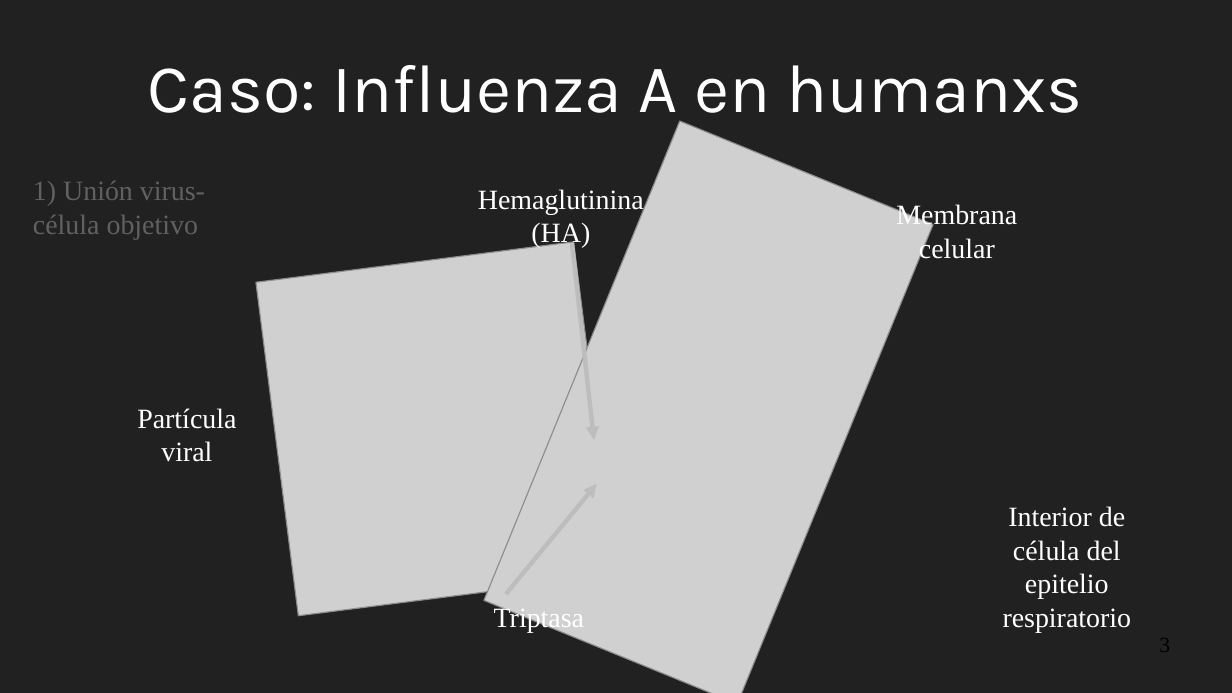
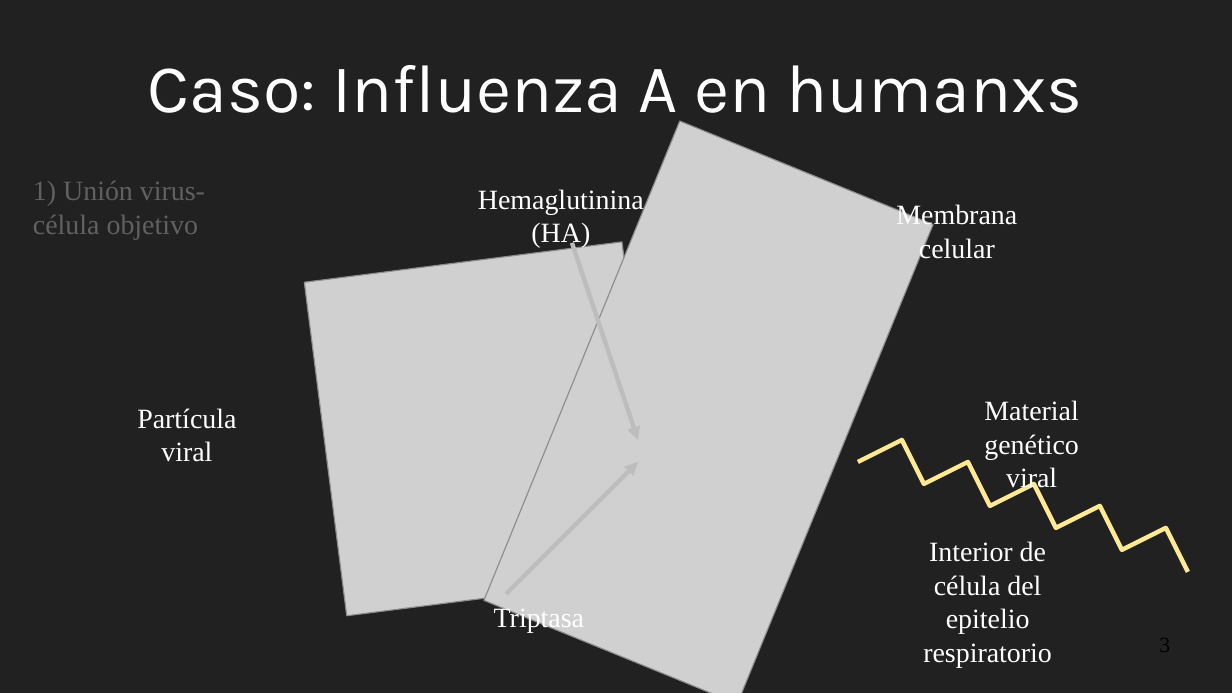
Before and after one commit to gerardommc/Medicina-Cons, a slide deck: slide 3 of Inmuno_III.odp. Drawn at 1232x693 pixels with LibreOffice and Linux fonts; fonts in the diff are those of the drawing; grey boxes stand for pictures. Boxes give left, top, right and bottom in pixels: in the first picture for what was removed or moved away, otherwise in the second. Text is boxed around its words. In the diff, an @@ line names an element or a change of style, - is before the commit and + after.

```diff
--- a/Inmuno_III.odp
+++ b/Inmuno_III.odp
@@ picture moved from (x1=256, y1=243, x2=617, y2=617) to (x1=304, y1=243, x2=665, y2=617) @@
@@ arrow moved from (572, 243) - (594, 440) to (572, 243) - (638, 440) @@
@@ text added at (x1=984, y1=400, x2=1078, y2=493), 18 pt, text #FFFFFF @@
+Material genético viral
@@ freeform shape added at (x1=859, y1=440, x2=1188, y2=572), outline #FFE994 2.83 pt @@
@@ arrow moved from (506, 594) - (597, 484) to (506, 594) - (638, 462) @@
@@ text "Interior de célula del epitelio ..." moved from (x1=1003, y1=506, x2=1132, y2=632) to (x1=923, y1=541, x2=1052, y2=667) @@
```
Also in this commit, not shown: 5 slides added.
